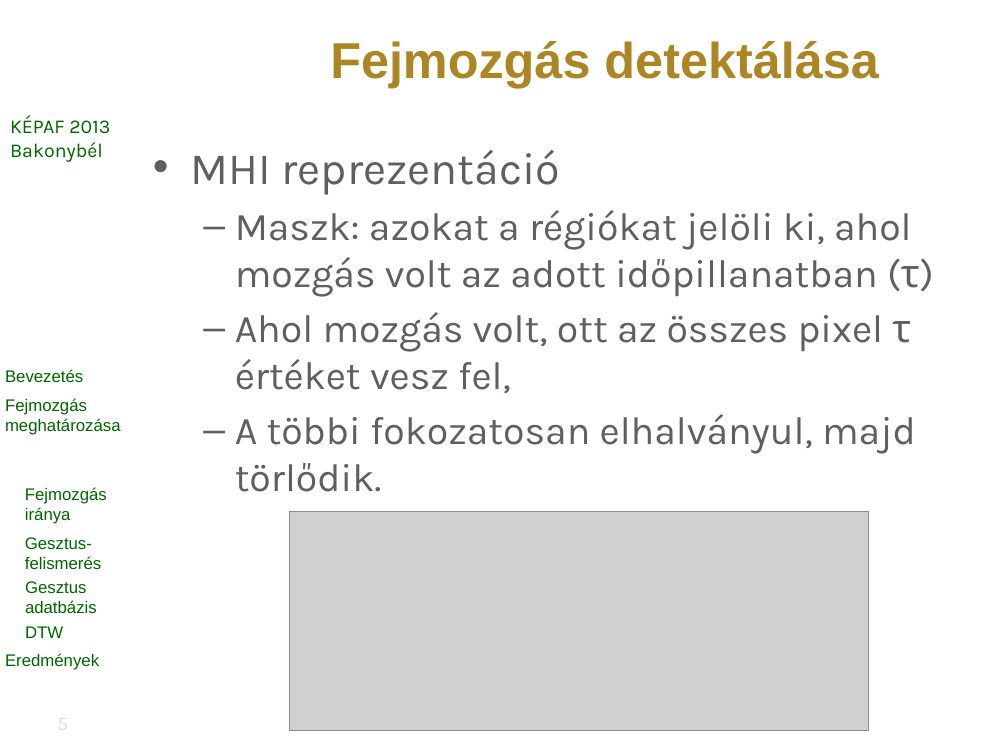
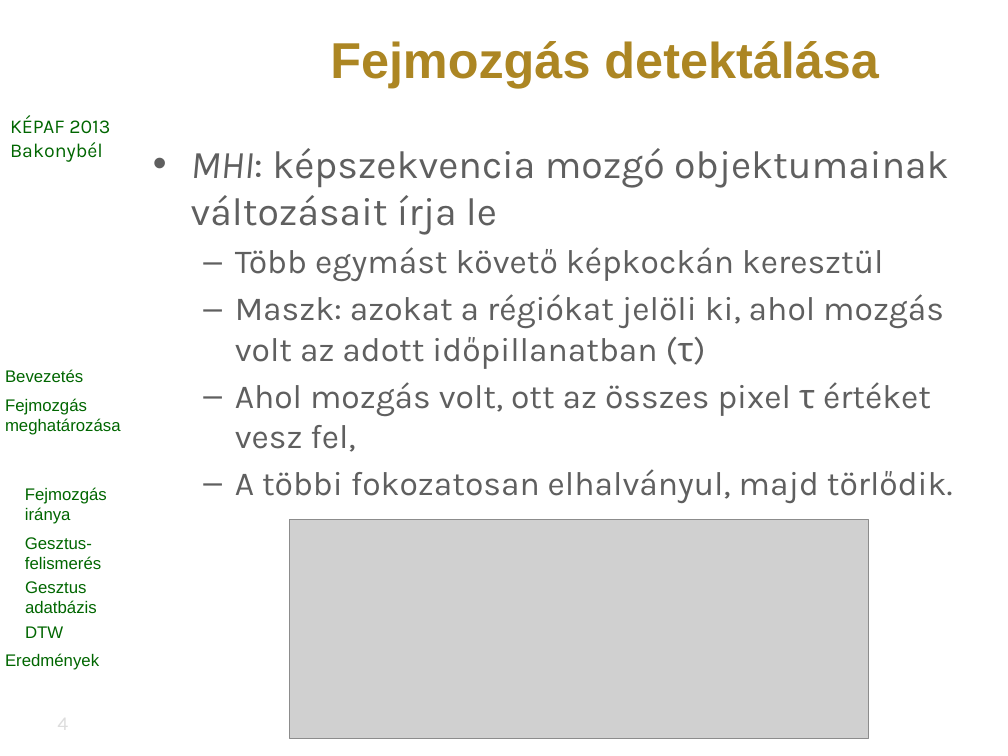
Before and after one commit to vohoaiviet/face-gesture-api, a slide deck: slide 4 of HeadMovement/research/kepaf/ppt/bertok.kornel.kepaf.2013.pptx (slide 5 before the commit). Drawn at 1008x756 pixels with LibreOffice and Linux fonts; fonts in the diff are those of the drawing; grey boxes stand for pictures; background and template pictures are left out. Boxes give left, top, right and bottom in pixels: in the first picture for what was removed or moved away, otherwise in the second. Text is boxed around its words. In the diff, an @@ line names an element or a change of style, - is before the commit and + after.

```diff
--- a/HeadMovement/research/kepaf/ppt/bertok.kornel.kepaf.2013.pptx
+++ b/HeadMovement/research/kepaf/ppt/bertok.kornel.kepaf.2013.pptx
@@ text at box(191, 148, 949, 281): text changed; size 32 to 28 pt @@
-• MHI reprezentáció
+• MHI: képszekvencia mozgó objektumainak változásait írja le
+  – Több egymást követő képkockán keresztül
@@ text at box(235, 294, 953, 503): size 28 to 24 pt in "Maszk: azokat a régiókat jelöli ki, ahol ...", "Ahol mozgás volt, ott az összes pixel ...", "A többi fokozatosan elhalványul, majd törlődik." @@
@@ picture: place and size @@
-picture at box(289, 512, 868, 731)
+picture at box(289, 520, 868, 739)
@@ page number at box(17, 706, 110, 741): text changed @@
-5
+4
```
Also in this commit, not shown: 7 other slides changed, 4 slides added, 4 slides removed.
